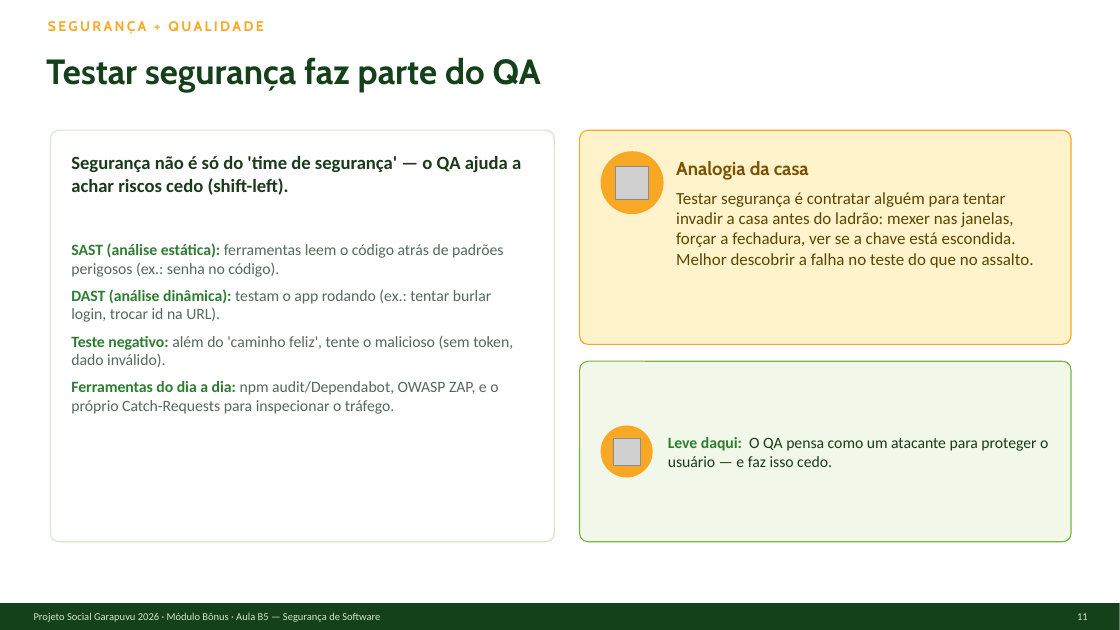
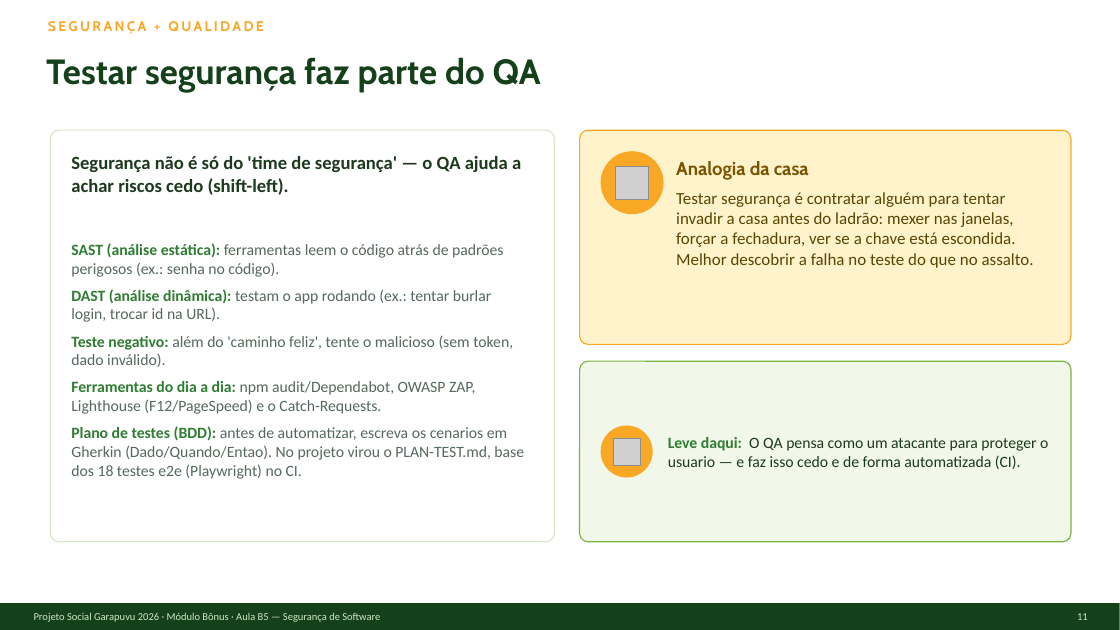
Before and after one commit to douglasqueirozclinicorp/garapuvu-catch-request, a slide deck: slide 13 of docs/AulaB5_Seguranca_de_Software.pptx. Drawn at 1120x630 pixels with LibreOffice and Linux fonts; fonts in the diff are those of the drawing; grey boxes stand for pictures. Boxes give left, top, right and bottom in pixels: in the first picture for what was removed or moved away, otherwise in the second. Text is boxed around its words. In the diff, an @@ line names an element or a change of style, - is before the commit and + after.

```diff
--- a/docs/AulaB5_Seguranca_de_Software.pptx
+++ b/docs/AulaB5_Seguranca_de_Software.pptx
@@ text at [71,381,524,479]: text changed @@
-Ferramentas do dia a dia: npm audit/Dependabot, OWASP ZAP, e o próprio Catch-Requests para inspecionar o tráfego.
+Ferramentas do dia a dia: npm audit/Dependabot, OWASP ZAP, Lighthouse (F12/PageSpeed) e o Catch-Requests.
+Plano de testes (BDD): antes de automatizar, escreva os cenarios em Gherkin (Dado/Quando/Entao). No projeto virou o PLAN-TEST.md, base dos 18 testes e2e (Playwright) no CI.
@@ text at [668,437,1048,469]: text changed @@
-Leve daqui: O QA pensa como um atacante para proteger o usuário — e faz isso cedo.
+Leve daqui: O QA pensa como um atacante para proteger o usuario — e faz isso cedo e de forma automatizada (CI).
```
Also in this commit, not shown: 1 other slide changed, 4 other files.
